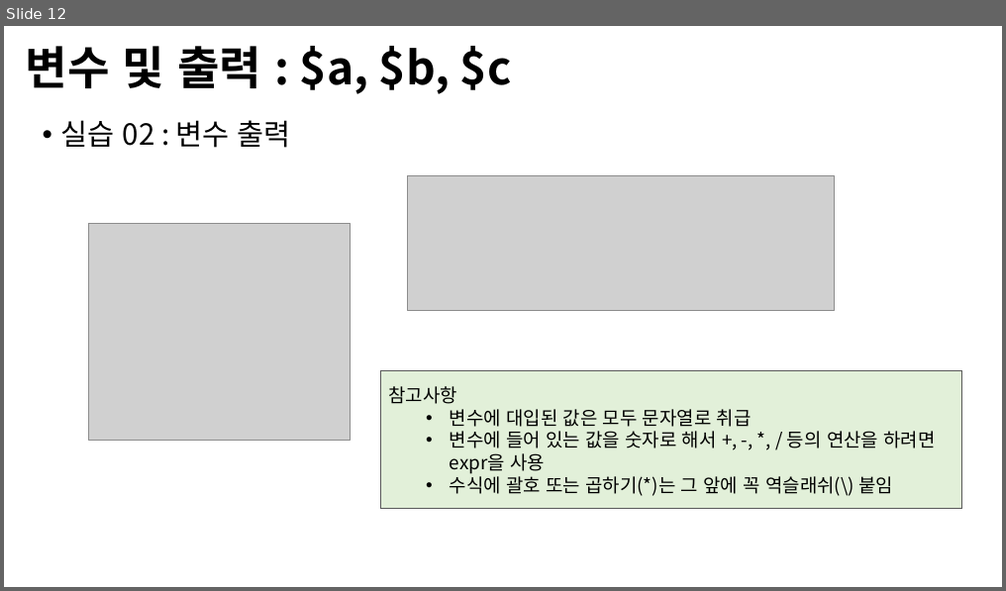
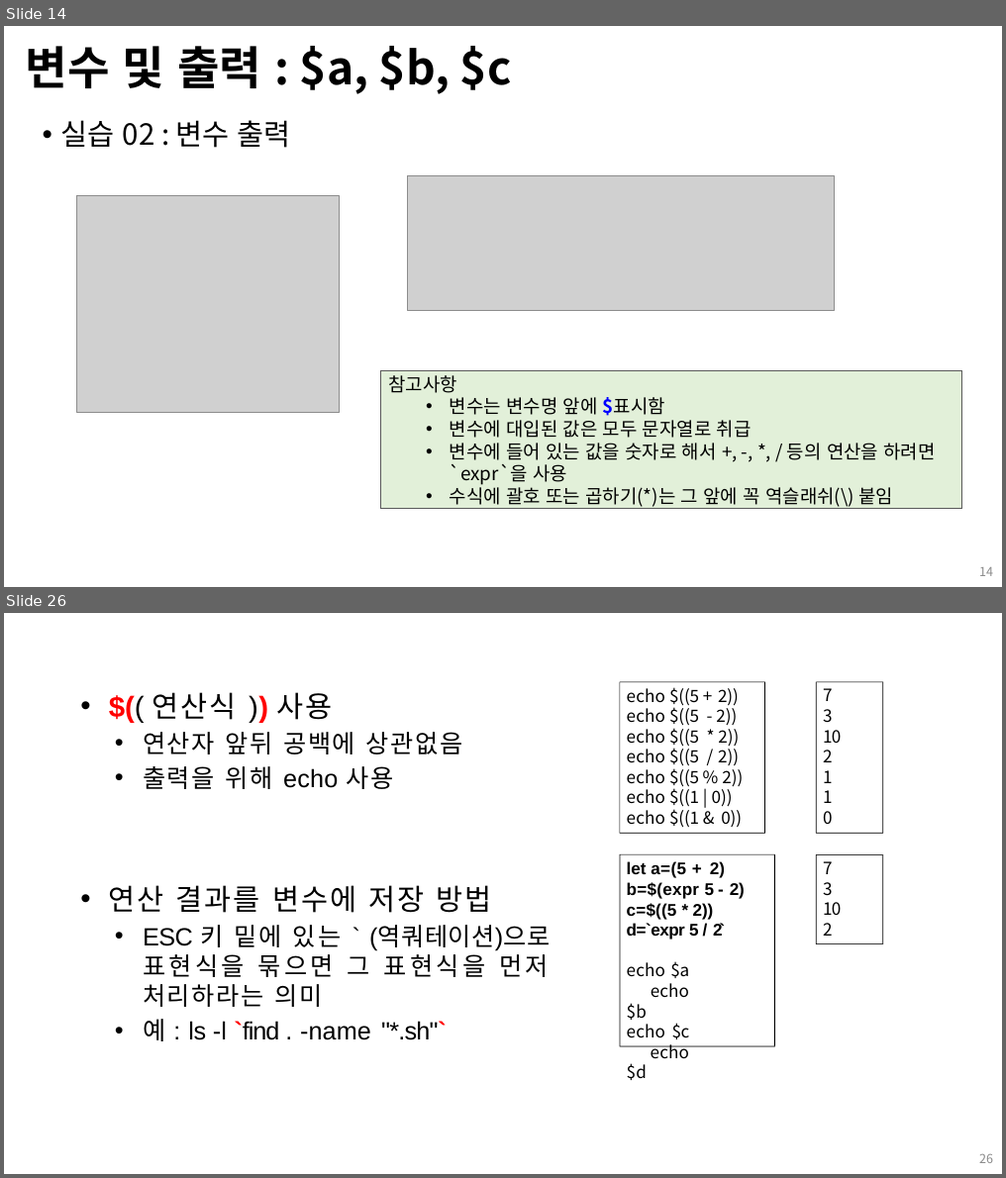
Before and after one commit to Open-Source-Programming/OpenSource-Lec, a slide deck: 03-shell_script_1.pptx. Shown one above the other, each under a label of ours: slide 12 before the commit, slides 14 and 26 after it; the slides between them are not shown. The pictures are 1006x591 and 1006x1178 pixels, drawn with LibreOffice and Linux fonts; fonts in the diff are those of the drawing; grey boxes stand for pictures; background and template pictures are left out. Boxes give left, top, right and bottom in pixels: in the first picture for what was removed or moved away, otherwise in the second. Text is boxed around its words. In the diff, an @@ line names an element or a change of style, - is before the commit and + after.

Commit message:
새롭게 파일들을 정리하여 추가합니다

```diff
--- a/03-shell_script_1.pptx
+++ b/03-shell_script_1.pptx
@@ slide 26 added at <box>4,613,1002,1174</box>, background #FFFFFF @@
@@ freeform shape added at <box>620,682,765,833</box>, fill #000000 @@
@@ text added at <box>627,687,743,828</box>, 16.3 pt, text #000000 @@
+echo $((5 + 2))
+echo $((5 - 2))
+echo $((5 * 2))
+echo $((5 / 2))
+echo $((5 % 2))
+echo $((1 | 0))
+echo $((1 & 0))
@@ freeform shape added at <box>816,682,884,833</box>, fill #000000 @@
@@ text added at <box>823,688,841,824</box>, 16.3 pt, text #000000 @@
+7
+3
+10
+2
+1
+1
+0
@@ text added at <box>109,732,549,1042</box>, 24 pt, text #000000 @@
+• $(( 연산식 )) 사용
+  • 연산자 앞뒤 공백에 상관없음
+  • 출력을 위해 echo 사용
+• 연산 결과를 변수에 저장 방법
+  • ESC 키 밑에 있는 ` (역쿼테이션)으로 표현식을 묶으면 그 표현식을 먼저 처리하라는 의미
+  • 예 : ls -l `find . -name "*.sh"`
@@ freeform shape added at <box>620,854,775,1047</box>, fill #000000 @@
@@ text added at <box>627,861,745,1040</box>, 16.3 pt, text #000000, bold @@
+let a=(5 + 2)
+b=$(expr 5 - 2)
+c=$((5 * 2))
+d=`expr 5 / 2`
+echo $a echo $b echo $c echo $d
@@ freeform shape added at <box>816,855,884,945</box>, fill #000000 @@
@@ text added at <box>823,861,841,936</box>, 16.3 pt, text #000000 @@
+7
+3
+10
+2
@@ page number added at <box>979,1155,993,1163</box>, 12 pt, text #8C8C8C @@
+26
@@ what was slide 12 is now slide 14 @@
@@ slide 14 changed as well @@
@@ picture: place and size @@
-picture at <box>88,224,350,440</box>
+picture at <box>77,196,340,412</box>
@@ text in rectangle at <box>450,397,665,416</box>: paragraph added @@
+  • 변수는 변수명 앞에 $표시함
@@ text in rectangle at <box>450,443,935,485</box>: text changed @@
-  • 변수에 들어 있는 값을 숫자로 해서 +, -, *, / 등의 연산을 하려면 expr을 사용
+  • 변수에 들어 있는 값을 숫자로 해서 +, -, *, / 등의 연산을 하려면 `expr`을 사용
@@ page number added at <box>979,568,993,576</box>, 12 pt, text #8C8C8C @@
+14
```
Also in this commit, not shown: 11 other slides changed, 19 other slides added, 9 other files.
